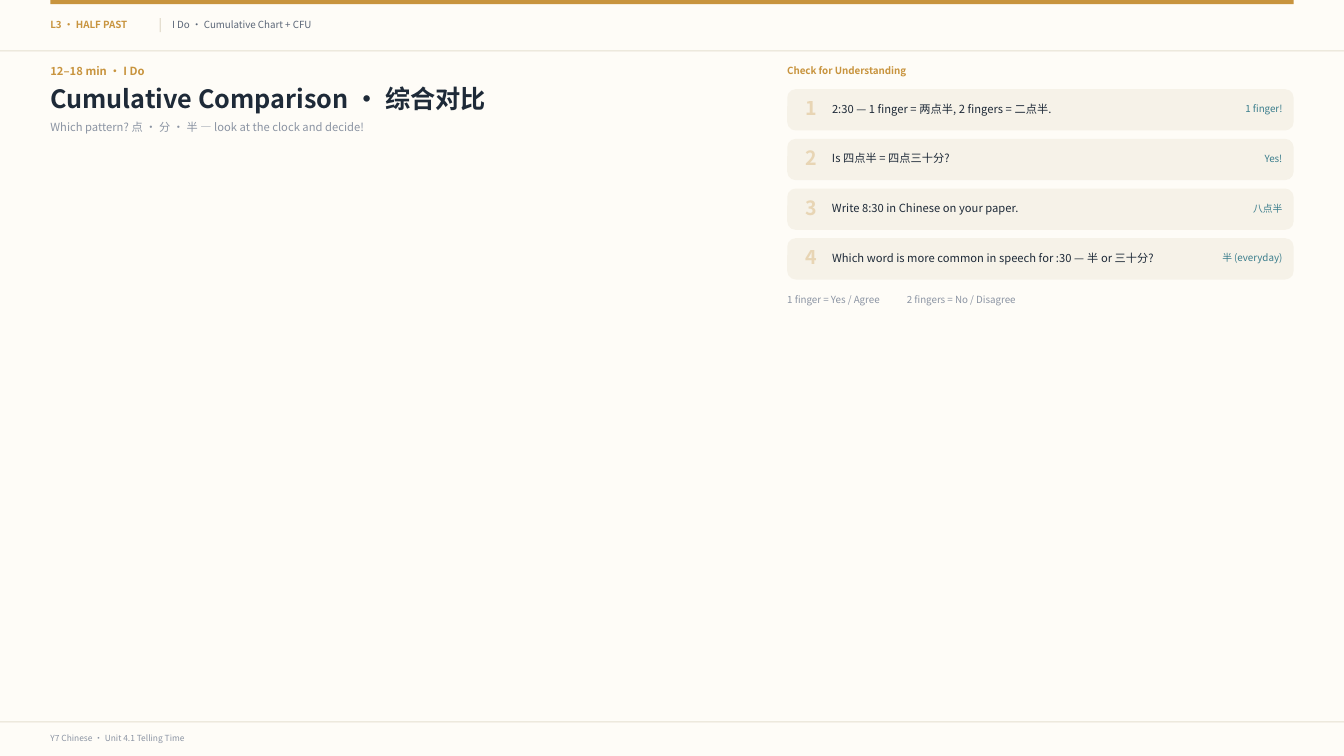
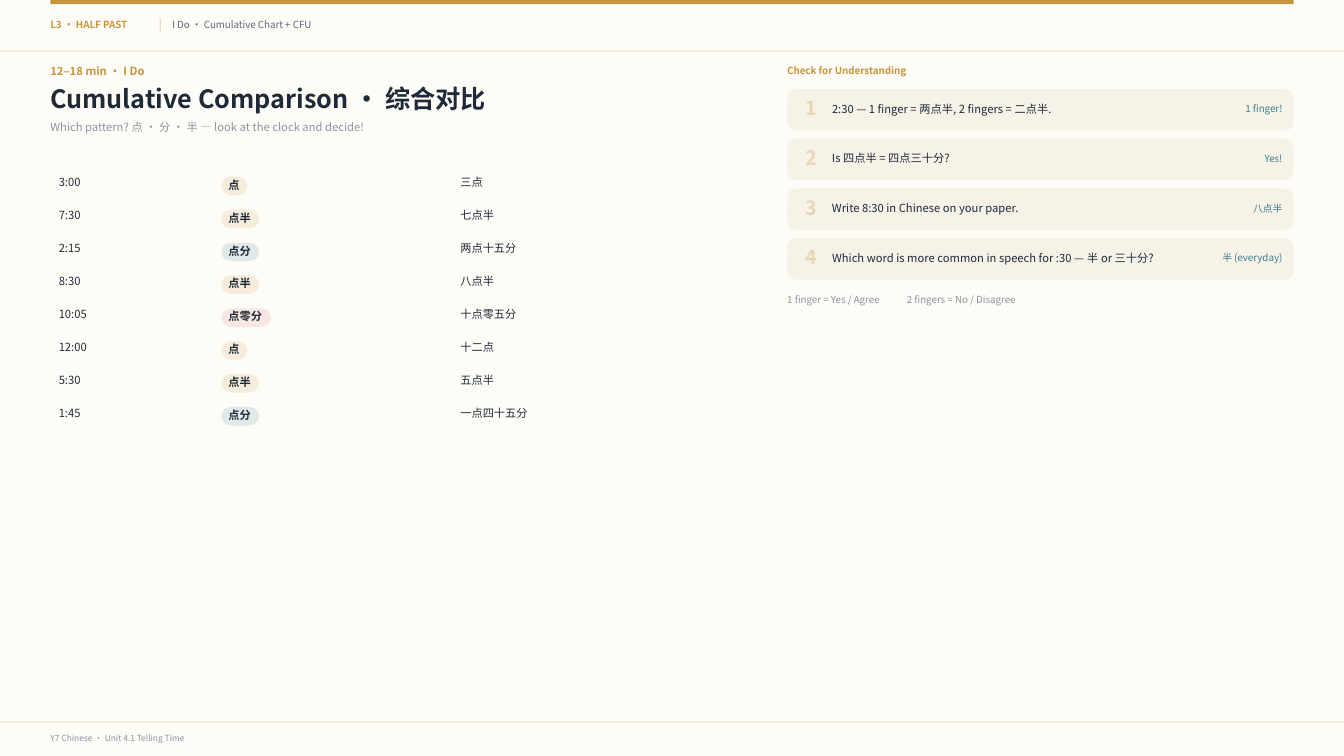
Before and after one commit to luojiahai/deck, a slide deck: slide 7 of index/designs/y7-l10/l3-half-past/l3-half-past.pptx. Drawn at 1344x756 pixels with LibreOffice and Linux fonts; fonts in the diff are those of the drawing. Boxes give left, top, right and bottom in pixels: in the first picture for what was removed or moved away, otherwise in the second. Text is boxed around its words. In the diff, an @@ line names an element or a change of style, - is before the commit and + after.

```diff
--- a/index/designs/y7-l10/l3-half-past/l3-half-past.pptx
+++ b/index/designs/y7-l10/l3-half-past/l3-half-past.pptx
@@ text added at <box>59,177,81,186</box>, 8 pt, text #1E2A38 @@
+3:00
@@ rounded rectangle added at <box>222,176,248,195</box>, fill #C8943E at 15% opacity @@
@@ text added at <box>228,179,239,190</box>, 8 pt, text #1E2A38, bold @@
+点
@@ text added at <box>460,177,482,187</box>, 8 pt, text #1E2A38 @@
+三点
@@ text added at <box>460,209,494,220</box>, 8 pt, text #1E2A38 @@
+七点半
@@ text added at <box>59,210,81,219</box>, 8 pt, text #1E2A38 @@
+7:30
@@ rounded rectangle added at <box>222,210,259,228</box>, fill #C8943E at 15% opacity @@
@@ text added at <box>228,212,250,223</box>, 8 pt, text #1E2A38, bold @@
+点半
@@ text added at <box>59,243,81,252</box>, 8 pt, text #1E2A38 @@
+2:15
@@ rounded rectangle added at <box>222,243,259,261</box>, fill #3A7D8C at 15% opacity @@
@@ text added at <box>228,245,250,256</box>, 8 pt, text #1E2A38, bold @@
+点分
@@ text added at <box>460,242,516,253</box>, 8 pt, text #1E2A38 @@
+两点十五分
@@ text added at <box>59,276,81,285</box>, 8 pt, text #1E2A38 @@
+8:30
@@ rounded rectangle added at <box>222,275,259,293</box>, fill #C8943E at 15% opacity @@
@@ text added at <box>228,277,250,288</box>, 8 pt, text #1E2A38, bold @@
+点半
@@ text added at <box>460,275,494,286</box>, 8 pt, text #1E2A38 @@
+八点半
@@ text added at <box>59,309,87,318</box>, 8 pt, text #1E2A38 @@
+10:05
@@ rounded rectangle added at <box>222,309,271,327</box>, fill #D4756B at 15% opacity @@
@@ text added at <box>228,310,262,321</box>, 8 pt, text #1E2A38, bold @@
+点零分
@@ text added at <box>460,308,516,319</box>, 8 pt, text #1E2A38 @@
+十点零五分
@@ text added at <box>59,342,87,351</box>, 8 pt, text #1E2A38 @@
+12:00
@@ rounded rectangle added at <box>222,341,248,359</box>, fill #C8943E at 15% opacity @@
@@ text added at <box>228,343,239,354</box>, 8 pt, text #1E2A38, bold @@
+点
@@ text added at <box>460,341,494,352</box>, 8 pt, text #1E2A38 @@
+十二点
@@ text added at <box>59,375,81,384</box>, 8 pt, text #1E2A38 @@
+5:30
@@ rounded rectangle added at <box>222,374,259,392</box>, fill #C8943E at 15% opacity @@
@@ text added at <box>228,376,250,387</box>, 8 pt, text #1E2A38, bold @@
+点半
@@ text added at <box>460,374,494,385</box>, 8 pt, text #1E2A38 @@
+五点半
@@ text added at <box>59,408,81,417</box>, 8 pt, text #1E2A38 @@
+1:45
@@ rounded rectangle added at <box>222,407,259,425</box>, fill #3A7D8C at 15% opacity @@
@@ text added at <box>228,409,250,420</box>, 8 pt, text #1E2A38, bold @@
+点分
@@ text added at <box>460,407,527,418</box>, 8 pt, text #1E2A38 @@
+一点四十五分
```
Also in this commit, not shown: 3 other slides changed, 10 other files.
